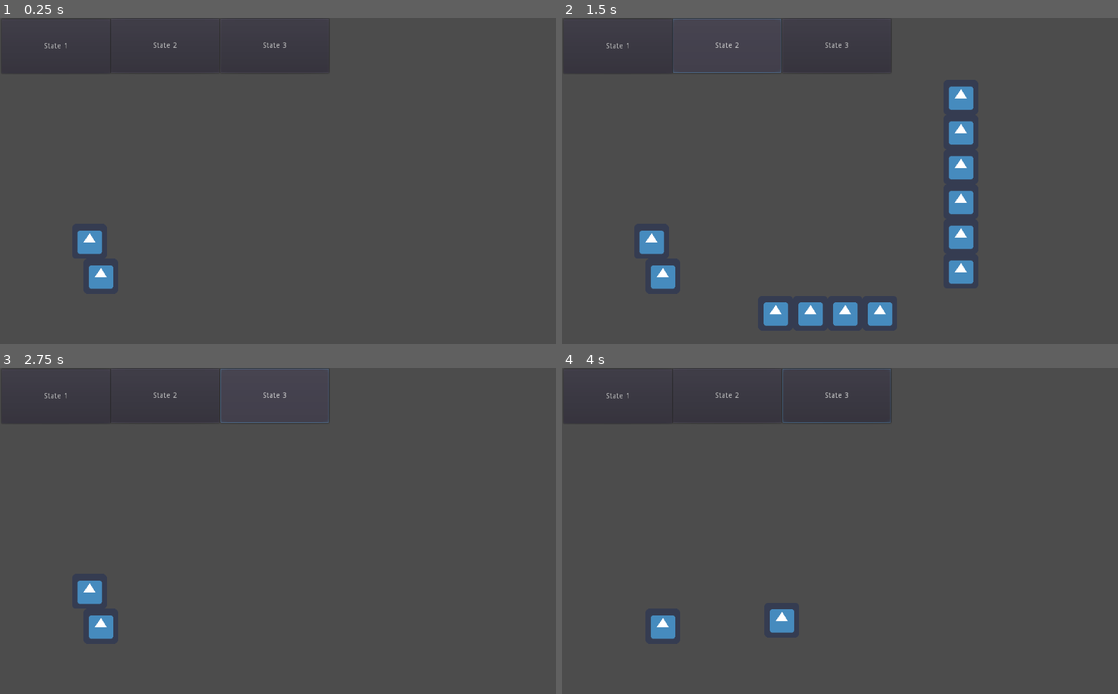
Above: before the commit, frames 1-4 (two rows, left to right).
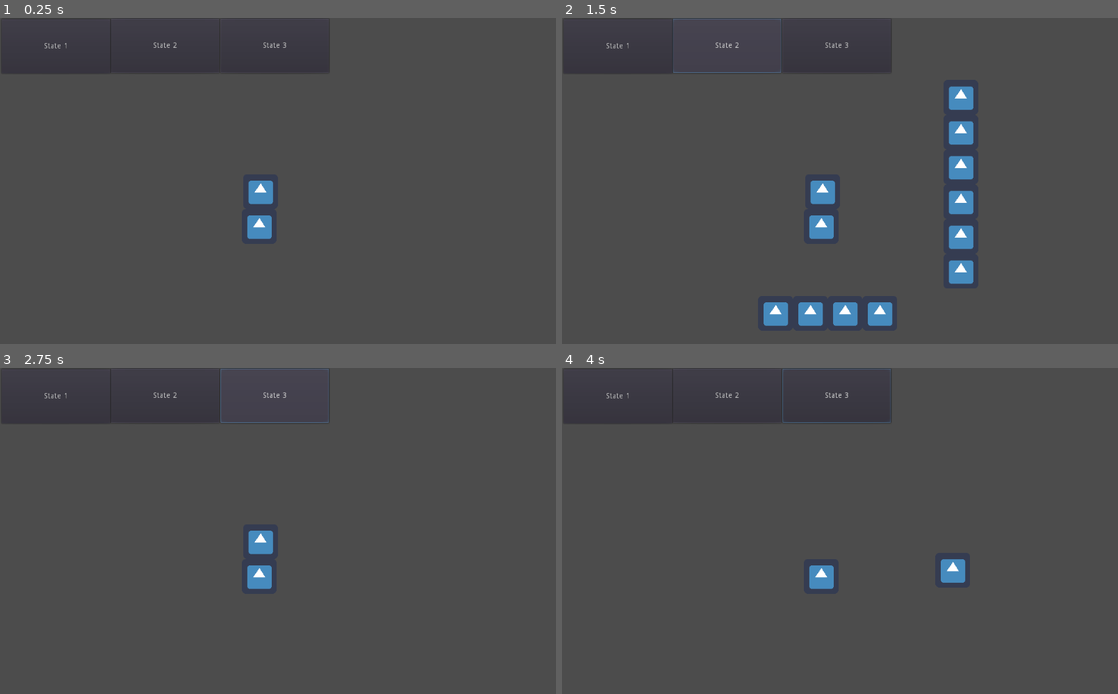
Above: after the commit, the same moments.

Repository: SuddenlyNothing/GodotWildJam37
Game: Godot game, scene res://Scenes/Testing/BixTestScene.tscn
The game is run twice, just before and just after one commit, with the same random seed, the same clock (stepped at 60 frames per second) and the same inputs. This scene is started directly instead of the project's main scene. The engine's default icon, where the game draws it, is replaced by a stand-in: a white triangle on a blue panel in a dark square.
Inputs (mouse positions are in pixels of both pictures, inside the frame that each line leads up to):
- Up to frame 1 (0.25 s): no input
- Up to frame 2 (1.5 s): click "State 1" at 0.5 s; click "State 2" at 1.25 s
- Up to frame 3 (2.75 s): click "State 3" at 2 s
- Up to frame 4 (4 s): tap Enter at 2.75 s; move the mouse to (962, 514) at 2.77 s; hold D (right) from 2.78 s (still down); tap W (jump) at 2.85, 3.02, 3.32, 3.77, 3.8 s; click (962, 514) at 2.92 s; move the mouse to (728, 547) at 3.52 s; tap . (progress_time) at 3.6 s

The runs differ from the first frame. In frame 1, 1.3% of the frame differs, in the area x 13-50%, y 49-84%; in frame 2, 1.3%; in frame 3, 1.3%; in frame 4, 1.3%.

Commit message:
player stuff

Diff:
--- a/Game/Button.gd
+++ b/Game/Button.gd
@@ -7,6 +7,7 @@
 onready var area_collision := $Top/Area2D/CollisionShape2D
 onready var base_collision := $Base/CollisionShape2D
 onready var base_collision2 := $Base/CollisionShape2D2
+onready var click := $Click
 
 var normal_y := -14
 var pressed_y := 5
@@ -55,6 +56,7 @@
 		elif not already_pressed:
 			pressed = not pressed
 			already_pressed = true
+			click.play()
 			if get_node(target_path).has_method("set_powered"):
 				get_node(target_path).set_powered(pressed)
 	else:
--- a/Game/Scenes/Characters/Player.gd
+++ b/Game/Scenes/Characters/Player.gd
@@ -9,9 +9,9 @@
 onready var jump_buffer := $JumpBuffer
 onready var flip := $Flip
 
-var jump_velocity : float = ((2.0 * jump_height) / jump_time_to_peak) * -1.0
-var jump_gravity : float = ((-2.0 * jump_height) / (jump_time_to_peak * jump_time_to_peak)) * -1.0
-var fall_gravity : float = ((-2.0 * jump_height) / (jump_time_to_descent * jump_time_to_descent)) * -1.0
+onready var jump_velocity : float = ((2.0 * jump_height) / jump_time_to_peak) * -1.0
+onready var jump_gravity : float = ((-2.0 * jump_height) / (jump_time_to_peak * jump_time_to_peak)) * -1.0
+onready var fall_gravity : float = ((-2.0 * jump_height) / (jump_time_to_descent * jump_time_to_descent)) * -1.0
 
 var velocity := Vector2.ZERO
 
--- a/Game/Scenes/Objects/Button.tscn
+++ b/Game/Scenes/Objects/Button.tscn
@@ -1,16 +1,17 @@
-[gd_scene load_steps=7 format=2]
+[gd_scene load_steps=8 format=2]
 
 [ext_resource path="res://Button.gd" type="Script" id=1]
 [ext_resource path="res://Scenes/Objects/TimeObject.tscn" type="PackedScene" id=2]
 [ext_resource path="res://icon.png" type="Texture" id=3]
+[ext_resource path="res://Assets/Sounds/ButtonV1.wav" type="AudioStream" id=4]
 
 [sub_resource type="RectangleShape2D" id=1]
 extents = Vector2( 32, 16 )
 
-[sub_resource type="RectangleShape2D" id=3]
+[sub_resource type="RectangleShape2D" id=2]
 extents = Vector2( 30, 4 )
 
-[sub_resource type="RectangleShape2D" id=2]
+[sub_resource type="RectangleShape2D" id=3]
 extents = Vector2( 5, 16 )
 
 [node name="Button" instance=ExtResource( 2 )]
@@ -44,11 +45,14 @@
 
 [node name="CollisionShape2D" type="CollisionShape2D" parent="Base" index="1"]
 position = Vector2( -43, 0 )
-shape = SubResource( 2 )
+shape = SubResource( 3 )
 
 [node name="CollisionShape2D2" type="CollisionShape2D" parent="Base" index="2"]
 position = Vector2( 43, 0 )
-shape = SubResource( 2 )
+shape = SubResource( 3 )
+
+[node name="Click" type="AudioStreamPlayer2D" parent="." index="2"]
+stream = ExtResource( 4 )
 
 [connection signal="body_entered" from="Top/Area2D" to="." method="_on_Area2D_body_entered"]
 [connection signal="body_exited" from="Top/Area2D" to="." method="_on_Area2D_body_exited"]
--- a/Game/Scenes/Objects/Gate.gd
+++ b/Game/Scenes/Objects/Gate.gd
@@ -5,6 +5,8 @@
 onready var bottom := $Bottom
 onready var top_collision := $Top/CollisionShape2D
 onready var bottom_collision := $Bottom/CollisionShape2D
+onready var move := $Move
+onready var stop := $Stop
 
 var duration = 1
 var top_bound = 292
@@ -39,3 +41,12 @@
 		t.interpolate_property(top, "position:y", top.position.y, -bottom_bound, duration, trans, easing)
 		t.interpolate_property(bottom, "position:y", bottom.position.y, bottom_bound, duration, trans, easing)
 		t.start()
+
+
+func _on_Tween_tween_completed(_object, _key):
+	stop.play()
+	move.stop()
+
+
+func _on_Tween_tween_started(_object, _key):
+	move.play()
--- a/Game/Scenes/Objects/Gate.tscn
+++ b/Game/Scenes/Objects/Gate.tscn
@@ -35,3 +35,10 @@
 shape = SubResource( 1 )
 
 [node name="Tween" type="Tween" parent="." index="2"]
+
+[node name="Move" type="AudioStreamPlayer2D" parent="." index="3"]
+
+[node name="Stop" type="AudioStreamPlayer2D" parent="." index="4"]
+
+[connection signal="tween_completed" from="Tween" to="." method="_on_Tween_tween_completed"]
+[connection signal="tween_started" from="Tween" to="." method="_on_Tween_tween_started"]
--- a/Game/Scenes/Testing/BixTestScene.tscn
+++ b/Game/Scenes/Testing/BixTestScene.tscn
@@ -15,9 +15,7 @@
 script = ExtResource( 5 )
 
 [node name="Player" parent="." instance=ExtResource( 1 )]
-position = Vector2( 164.752, 403.612 )
-jump_time_to_peak = 0.1
-jump_time_to_descent = 0.1
+position = Vector2( 479.734, 315.055 )
 
 [node name="Platform" parent="." instance=ExtResource( 2 )]
 position = Vector2( 489.373, 543.353 )
@@ -66,7 +64,7 @@
 }
 
 [node name="StaticBody2D" type="StaticBody2D" parent="."]
-position = Vector2( 185.575, 475.267 )
+position = Vector2( 477.4, 383.387 )
 
 [node name="Sprite" type="Sprite" parent="StaticBody2D"]
 texture = ExtResource( 6 )
Not shown: 1 places in Game/Scenes/Objects/Button.tscn that only renumber resources
